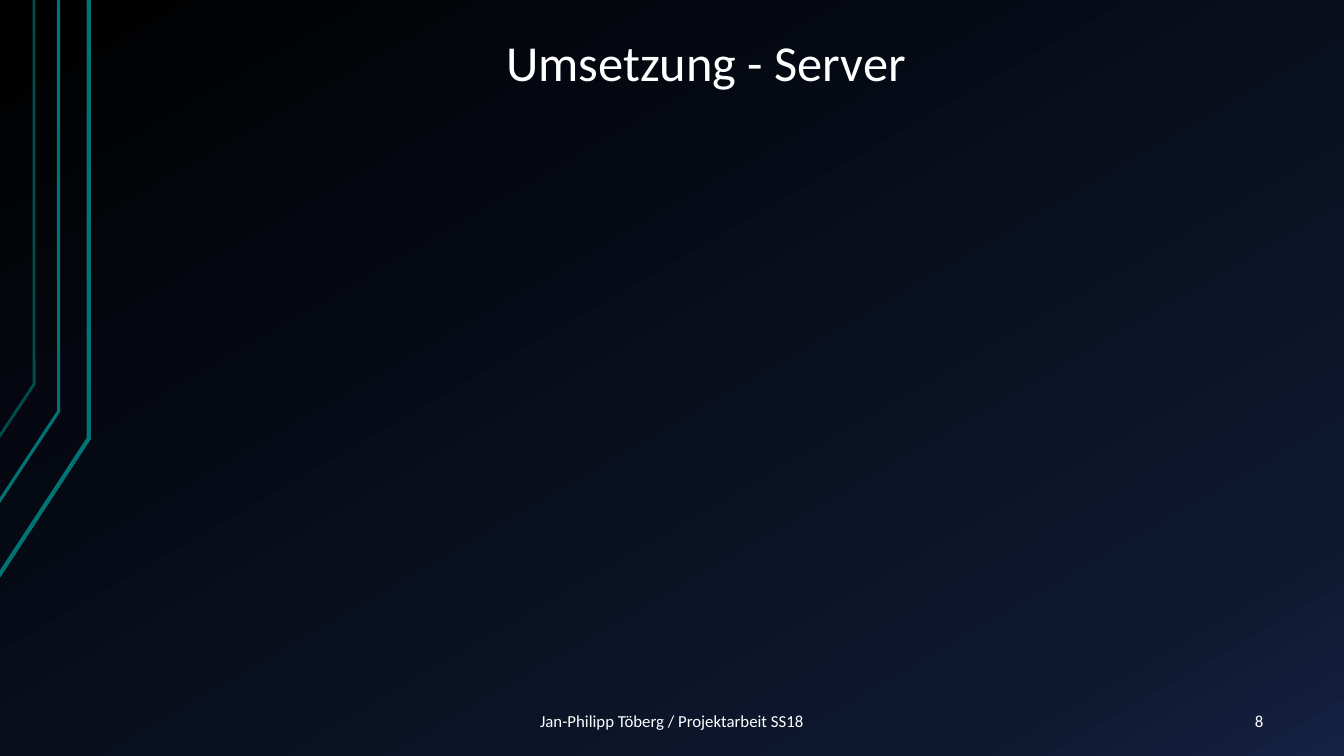
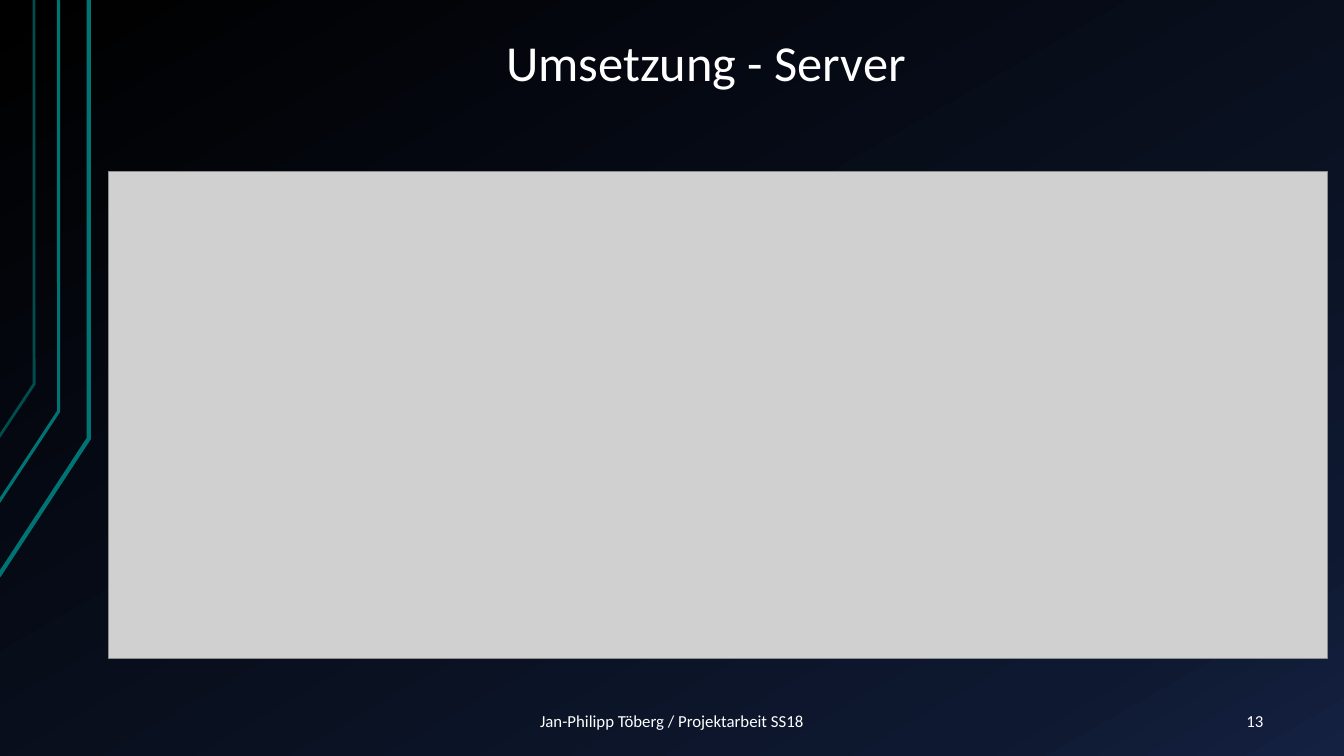
Before and after one commit to Janfiderheld/Drahtloses-Tuerschild-PA, a slide deck: slide 13 of Dokumentation/Kolloquium Janfi.pptx (slide 8 before the commit). Drawn at 1344x756 pixels with LibreOffice and Linux fonts; fonts in the diff are those of the drawing; grey boxes stand for pictures. Boxes give left, top, right and bottom in pixels: in the first picture for what was removed or moved away, otherwise in the second. Text is boxed around its words. In the diff, an @@ line names an element or a change of style, - is before the commit and + after.

```diff
--- a/Dokumentation/Kolloquium Janfi.pptx
+++ b/Dokumentation/Kolloquium Janfi.pptx
@@ picture added at [108,171,1328,658] @@
@@ page number at [1246,716,1263,727]: text changed @@
-8
+13
```
Also in this commit, not shown: 4 other slides changed, 7 slides added.
